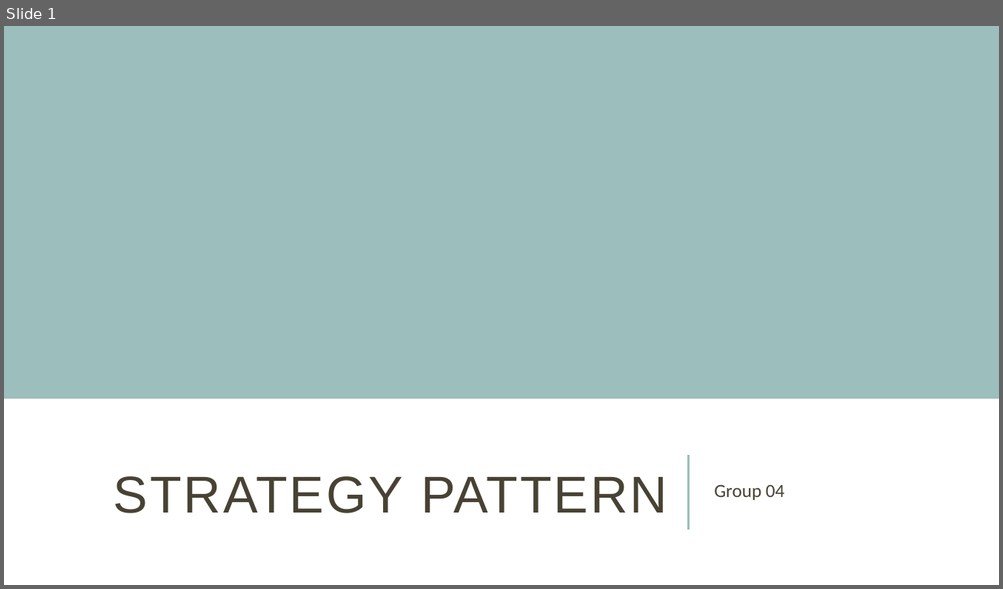
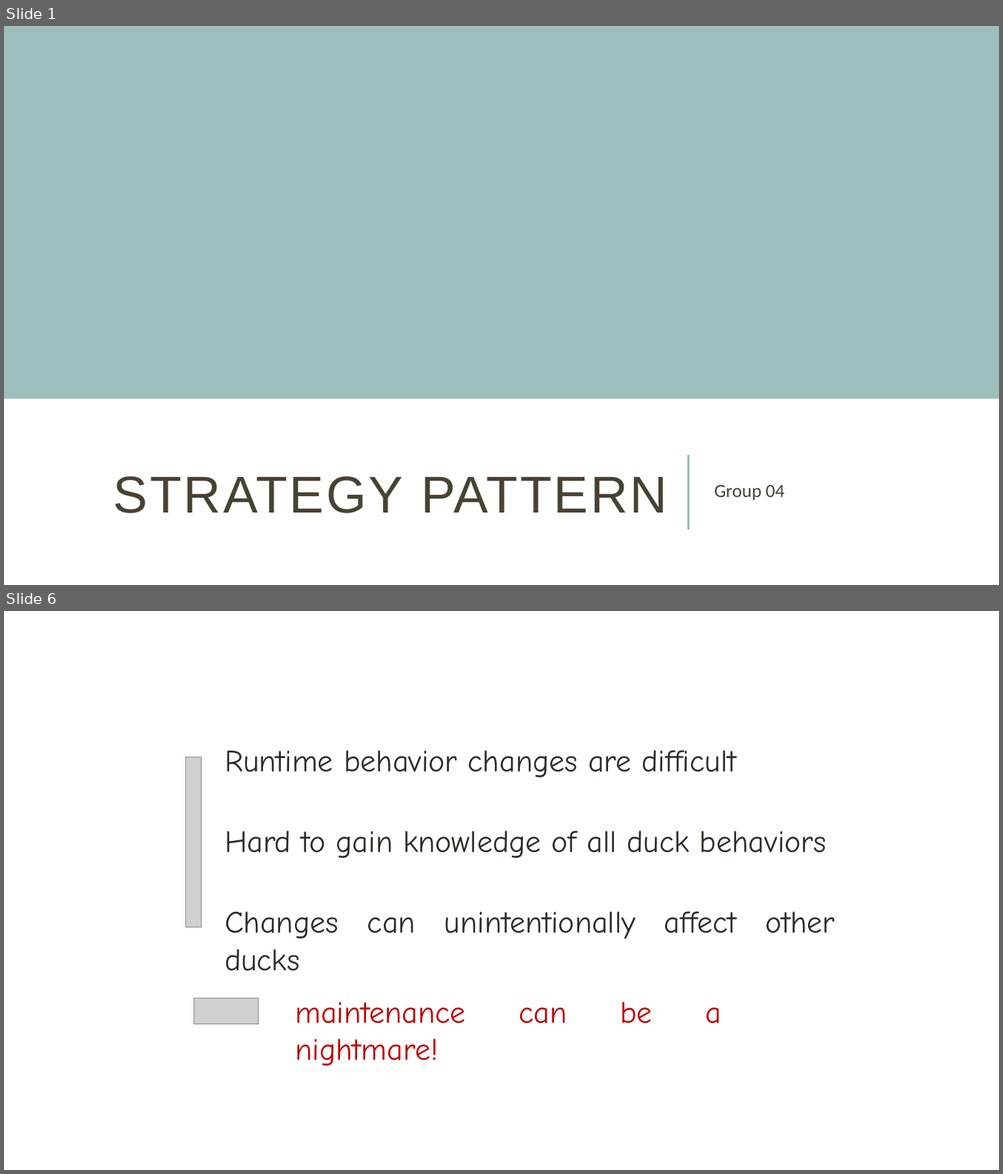
Before and after one commit to ntninh18/crossy-road, a slide deck: seminar/StrategyPattern.pptx. Shown one above the other, each under a label of ours: slide 1 before the commit, slides 1 and 6 after it; the slides between them are not shown. The pictures are 1003x589 and 1003x1174 pixels, drawn with LibreOffice and Linux fonts; fonts in the diff are those of the drawing; grey boxes stand for pictures. Boxes give left, top, right and bottom in pixels: in the first picture for what was removed or moved away, otherwise in the second. Text is boxed around its words. In the diff, an @@ line names an element or a change of style, - is before the commit and + after.

```diff
--- a/seminar/StrategyPattern.pptx
+++ b/seminar/StrategyPattern.pptx
@@ slide 6 added at [4, 611, 999, 1170], background #FFFFFF @@
@@ picture added at [186, 758, 201, 927] @@
@@ text added at [225, 750, 834, 940], 30 pt, text #2E2B21 @@
+Runtime behavior changes are difficult
+Hard to gain knowledge of all duck behaviors
+Changes can unintentionally affect other ducks
@@ picture added at [193, 998, 258, 1024] @@
@@ text added at [295, 1002, 722, 1024], 30 pt, text #C00000 @@
+maintenance can be a nightmare!
```
Also in this commit, not shown: 7 other slides added, 3 slides removed, 1 other file.
